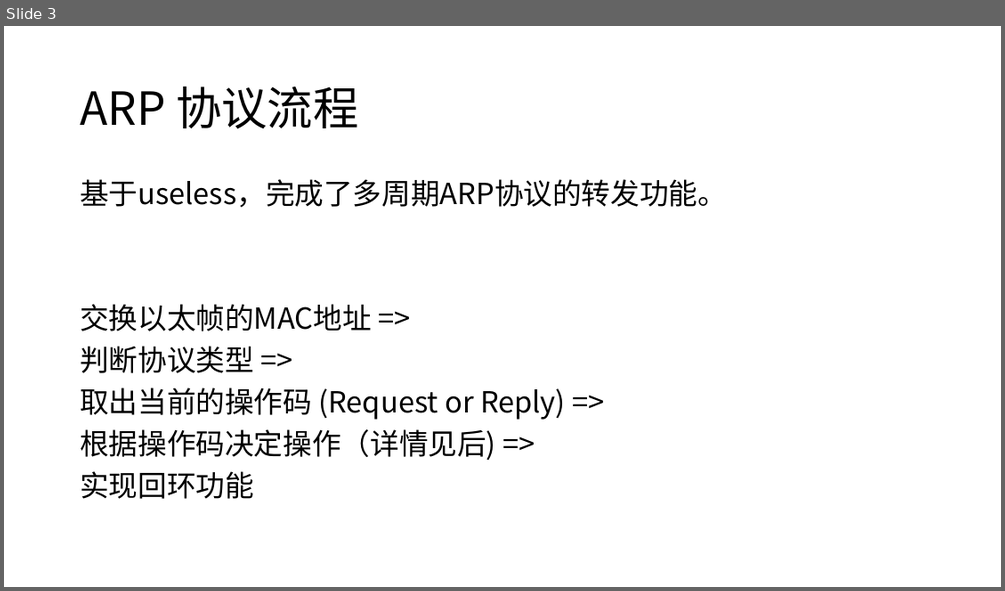
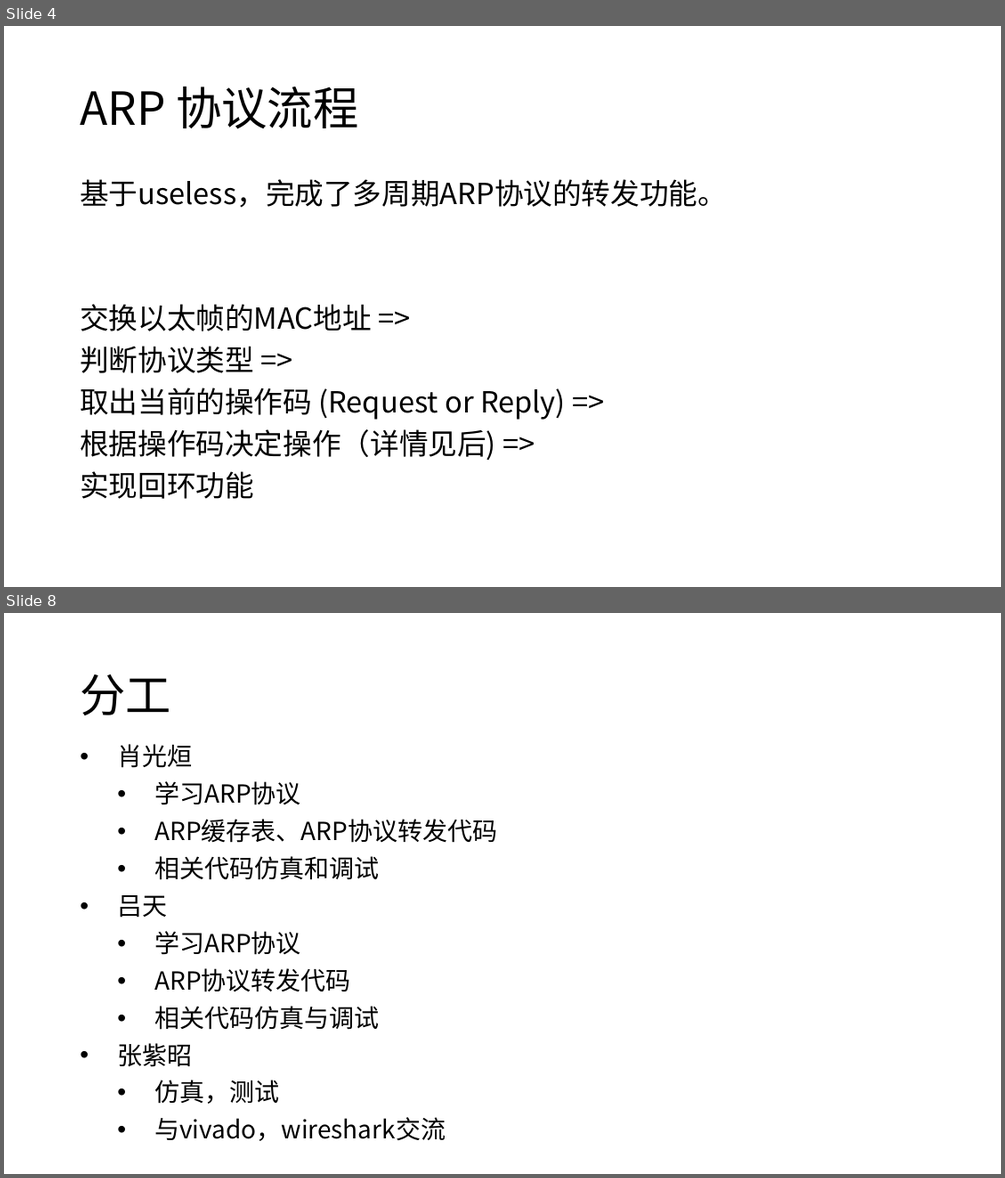
Before and after one commit to Guangxuan-Xiao/FPGA-RV32-Router, a slide deck: ppt/loopback+arp.pptx. Shown one above the other, each under a label of ours: slide 3 before the commit, slides 4 and 8 after it; the slides between them are not shown. The pictures are 1005x591 and 1005x1178 pixels, drawn with LibreOffice and Linux fonts; fonts in the diff are those of the drawing. Boxes give left, top, right and bottom in pixels: in the first picture for what was removed or moved away, otherwise in the second. Text is boxed around its words. In the diff, an @@ line names an element or a change of style, - is before the commit and + after.

```diff
--- a/ppt/loopback+arp.pptx
+++ b/ppt/loopback+arp.pptx
@@ slide 8 added at (x1=4, y1=613, x2=1001, y2=1174), background #FFFFFF @@
@@ text added at (x1=80, y1=674, x2=171, y2=715), 44 pt, text #000000 @@
+分工
@@ text added at (x1=117, y1=744, x2=497, y2=1103), 24 pt, text #000000 @@
+• 肖光烜
+  • 学习ARP协议
+  • ARP缓存表、ARP协议转发代码
+  • 相关代码仿真和调试
+• 吕天
+  • 学习ARP协议
+  • ARP协议转发代码
+  • 相关代码仿真与调试
+• 张紫昭
+  • 仿真，测试
+  • 与vivado，wireshark交流
@@ what was slide 3 is now slide 4 @@
```
Also in this commit, not shown: 1 other slide added, 1 slide removed, 3 other files.
